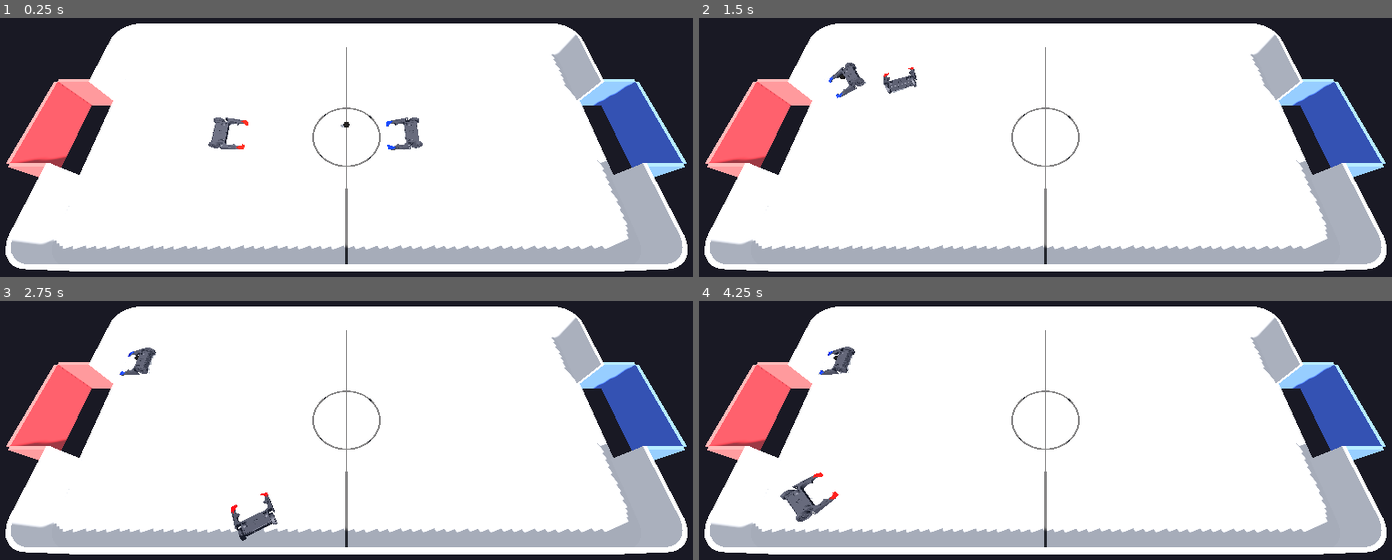
Above: before the commit, frames 1-4 (two rows, left to right).
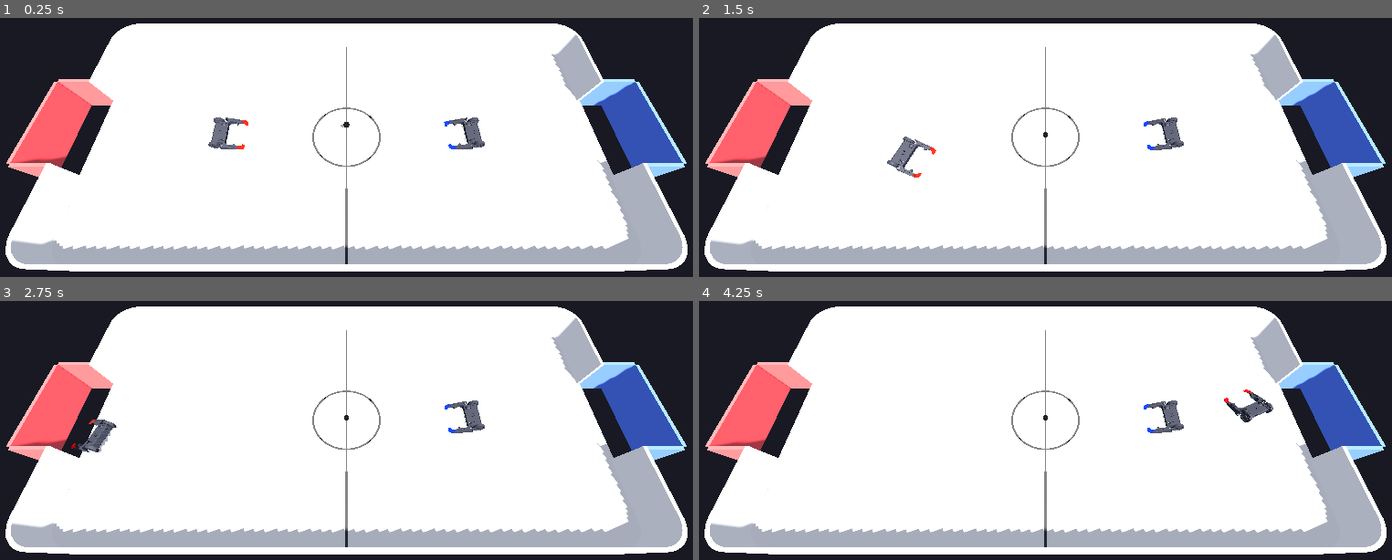
Above: after the commit, the same moments.

Repository: Eduardo-Barreto/arena-hockey
Game: Godot game, scene res://scenes/test/test.tscn
Same seed, same stepped clock (60 frames per second), same inputs: the game is played once before the commit and once after it.
Inputs:
- Up to frame 1 (0.25 s): no input
- Up to frame 2 (1.5 s): tap Enter at 0.5 s; hold D 0.53-1.28 s; tap T at 0.6 s; hold S from 1.28 s (still down); tap G at 1.35 s
- Up to frame 3 (2.75 s): release S at 2.03 s; hold D from 2.03 s (still down); tap F at 2.1 s
- Up to frame 4 (4.25 s): release D at 2.78 s; hold W 2.78-3.53 s; tap H at 2.85 s; hold A from 3.53 s (still down); tap I at 3.6 s

The runs differ from the first frame. In frame 1, 0.7% of the frame differs, in the area x 55-70%, y 38-52%; in frame 2, 1.3%; in frame 3, 1.5%; in frame 4, 1.6%, in the area x 11-83%, y 17-86%.

Commit message:
feat(ui): add auto checkbox to robot config for AI toggle

Diff:
--- a/scripts/game_config.gd
+++ b/scripts/game_config.gd
@@ -32,6 +32,7 @@
 	for i in ROBOT_COUNT:
 		robots.append({
 			enabled = (i == 0 or i == ROBOTS_PER_TEAM),
+			auto = false,
 			max_engine_force = DEFAULT_ENGINE_FORCE,
 			torque_multiplier = DEFAULT_TORQUE_MULTIPLIER,
 			bindings = _create_default_bindings(i),
@@ -54,6 +55,7 @@
 
 
 func reset_robot(idx: int) -> void:
+	robots[idx].auto = false
 	robots[idx].max_engine_force = DEFAULT_ENGINE_FORCE
 	robots[idx].torque_multiplier = DEFAULT_TORQUE_MULTIPLIER
 	robots[idx].bindings = _create_default_bindings(idx)
@@ -76,6 +78,7 @@
 		var section := "robot_%d" % i
 		var robot: Dictionary = robots[i]
 		config.set_value(section, "enabled", robot.enabled)
+		config.set_value(section, "auto", robot.auto)
 		config.set_value(section, "max_engine_force", robot.max_engine_force)
 		config.set_value(section, "torque_multiplier", robot.torque_multiplier)
 		for action in ACTIONS:
@@ -95,6 +98,7 @@
 			continue
 		var robot: Dictionary = robots[i]
 		robot.enabled = config.get_value(section, "enabled", robot.enabled)
+		robot.auto = config.get_value(section, "auto", robot.auto)
 		robot.max_engine_force = config.get_value(section, "max_engine_force", robot.max_engine_force)
 		robot.torque_multiplier = config.get_value(section, "torque_multiplier", robot.torque_multiplier)
 		for action in ACTIONS:
--- a/scripts/game_manager.gd
+++ b/scripts/game_manager.gd
@@ -58,7 +58,7 @@
 
 	var input_node := Node.new()
 	input_node.name = "Input"
-	if team == 1:
+	if config.auto:
 		input_node.set_script(AI_SCRIPT)
 		input_node.set("team", team)
 	else:
--- a/scripts/ui/robot_config_row.gd
+++ b/scripts/ui/robot_config_row.gd
@@ -8,11 +8,13 @@
 const TEAM_COLORS: Array[Color] = [Color(1.0, 0.4, 0.4), Color(0.4, 0.5, 1.0)]
 
 var robot_index := -1
+var _auto_check: CheckBox
 var _force_slider: HSlider
 var _force_value: Label
 var _torque_slider: HSlider
 var _torque_value: Label
 var _bind_buttons: Dictionary = {}
+var _binds_box: HBoxContainer
 
 
 func setup(idx: int) -> void:
@@ -29,6 +31,8 @@
 
 	_add_robot_label(hbox, team, team_slot)
 	hbox.add_child(_styled_separator())
+	_add_auto_checkbox(hbox, idx)
+	hbox.add_child(_styled_separator())
 	_force_slider = _add_slider(hbox, "Vel", 1.0, 20.0, 0.5,
 		GameConfig.robots[idx].max_engine_force, _on_force_changed)
 	hbox.add_child(_styled_separator())
@@ -38,6 +42,7 @@
 	_add_bind_buttons(hbox, idx)
 	hbox.add_child(_styled_separator())
 	_add_reset_button(hbox)
+	_update_binds_visibility()
 
 
 func set_bind_waiting(action: String) -> void:
@@ -110,10 +115,24 @@
 	return slider
 
 
+func _add_auto_checkbox(parent: HBoxContainer, idx: int) -> void:
+	_auto_check = CheckBox.new()
+	_auto_check.text = "Auto"
+	_auto_check.button_pressed = GameConfig.robots[idx].auto
+	_auto_check.add_theme_font_size_override("font_size", 13)
+	_auto_check.toggled.connect(_on_auto_toggled)
+	parent.add_child(_auto_check)
+
+
+func _update_binds_visibility() -> void:
+	_binds_box.visible = not _auto_check.button_pressed
+
+
 func _add_bind_buttons(parent: HBoxContainer, idx: int) -> void:
-	var binds_box := HBoxContainer.new()
-	binds_box.add_theme_constant_override("separation", 6)
-	parent.add_child(binds_box)
+	_binds_box = HBoxContainer.new()
+	_binds_box.add_theme_constant_override("separation", 6)
+	parent.add_child(_binds_box)
+	var binds_box := _binds_box
 
 	for action in GameConfig.ACTIONS:
 		var btn := Button.new()
@@ -140,10 +159,17 @@
 func _on_reset() -> void:
 	GameConfig.reset_robot(robot_index)
 	var config: Dictionary = GameConfig.robots[robot_index]
+	_auto_check.button_pressed = config.auto
 	_force_slider.value = config.max_engine_force
 	_torque_slider.value = config.torque_multiplier
 	for action in GameConfig.ACTIONS:
 		update_bind_label(action)
+	_update_binds_visibility()
+
+
+func _on_auto_toggled(enabled: bool) -> void:
+	GameConfig.robots[robot_index].auto = enabled
+	_update_binds_visibility()
 
 
 func _on_force_changed(value: float) -> void:
